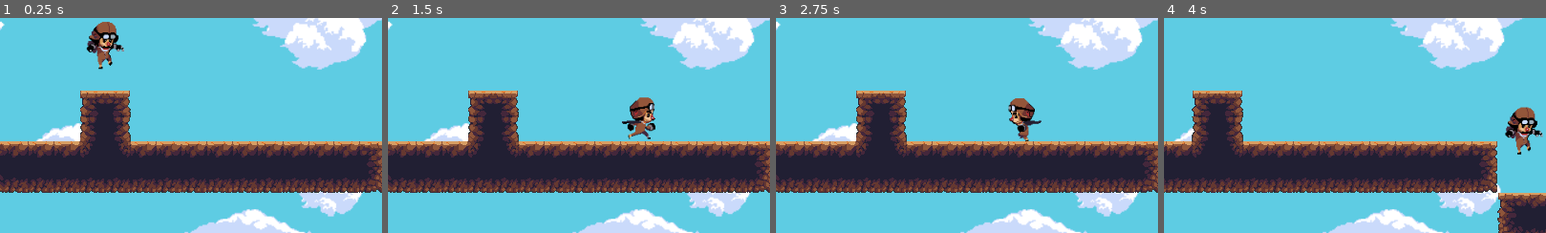
Above: before the commit, frames 1-4 (left to right).
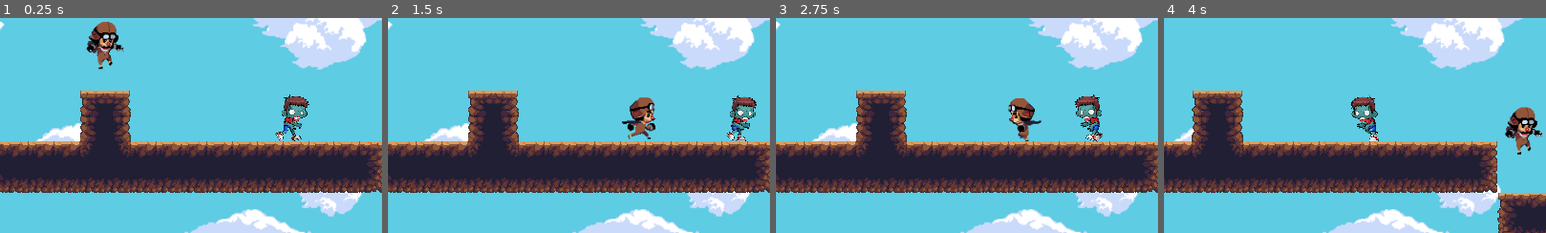
Above: after the commit, the same moments.

Repository: renanmascg/first_godot_game
Game: Godot game, scene res://World2.tscn
Two runs of this game, one before a commit and one after it. Both use one fixed random seed, a clock stepped at 60 frames per second and the inputs below. This scene is started directly instead of the project's main scene. The engine's default icon, where the game draws it, is replaced by a stand-in: a white triangle on a blue panel in a dark square.
Inputs:
- Up to frame 1 (0.25 s): no input
- Up to frame 2 (1.5 s): hold Right (ui_right) from 0.53 s (still down); tap Up (ui_up) at 0.77 s
- Up to frame 3 (2.75 s): tap Up (ui_up) at 1.52 s; release Right (ui_right) at 2.03 s; hold Left (ui_left) from 2.03 s (still down)
- Up to frame 4 (4 s): release Left (ui_left) at 2.78 s; hold Right (ui_right) from 2.78 s (still down); tap Up (ui_up) at 3.02, 3.77 s
The pictures show only the part of the screen within x 3-53%, y 48-98%; the shares and areas given below are measured in that part.

The runs differ from the first frame. In frame 1, 1.0% of the frame differs, in the area x 72-81%, y 35-58%; in frame 2, 1.0%; in frame 3, 1.0%; in frame 4, 0.9%.

Commit message:
Adiciona inimigo na segunda fase com logica simples de movimento, limitado a 100 pixels de distancia.

Diff:
--- /dev/null
+++ b/Inimigo.gd
@@ -0,0 +1,31 @@
+extends StaticBody2D
+
+var flip = false
+var pos_inicial
+var pos_final
+
+const VELOCIDADE = 1
+
+func _ready():
+	$AnimatedSprite.play("Walk")
+	pos_inicial = $".".position.x
+	pos_final = pos_inicial + 100
+
+
+func _process(delta):
+
+	if pos_inicial <= pos_final and !flip:
+		$".".position.x += VELOCIDADE
+		$AnimatedSprite.flip_h = flip
+
+		if $".".position.x >= pos_final:
+			flip = true
+			pos_final = pos_inicial - 100
+
+	elif pos_inicial >= pos_final:
+		$".".position.x -= VELOCIDADE
+		$AnimatedSprite.flip_h = flip
+
+		if $".".position.x <= pos_final:
+			flip = false
+			pos_final = pos_inicial + 100
--- /dev/null
+++ b/Inimigo.tscn
@@ -0,0 +1,40 @@
+[gd_scene load_steps=14 format=2]
+
+[ext_resource path="res://Inimigo.gd" type="Script" id=1]
+[ext_resource path="res://Sprites/Enemy/male/Walk (1).png" type="Texture" id=2]
+[ext_resource path="res://Sprites/Enemy/male/Walk (2).png" type="Texture" id=3]
+[ext_resource path="res://Sprites/Enemy/male/Walk (3).png" type="Texture" id=4]
+[ext_resource path="res://Sprites/Enemy/male/Walk (4).png" type="Texture" id=5]
+[ext_resource path="res://Sprites/Enemy/male/Walk (5).png" type="Texture" id=6]
+[ext_resource path="res://Sprites/Enemy/male/Walk (6).png" type="Texture" id=7]
+[ext_resource path="res://Sprites/Enemy/male/Walk (7).png" type="Texture" id=8]
+[ext_resource path="res://Sprites/Enemy/male/Walk (8).png" type="Texture" id=9]
+[ext_resource path="res://Sprites/Enemy/male/Walk (9).png" type="Texture" id=10]
+[ext_resource path="res://Sprites/Enemy/male/Walk (10).png" type="Texture" id=11]
+
+[sub_resource type="SpriteFrames" id=1]
+animations = [ {
+"frames": [ ExtResource( 2 ), ExtResource( 3 ), ExtResource( 4 ), ExtResource( 5 ), ExtResource( 6 ), ExtResource( 7 ), ExtResource( 8 ), ExtResource( 9 ), ExtResource( 10 ), ExtResource( 11 ) ],
+"loop": true,
+"name": "Walk",
+"speed": 10.0
+} ]
+
+[sub_resource type="CapsuleShape2D" id=2]
+
+[node name="Inimigo" type="StaticBody2D"]
+script = ExtResource( 1 )
+__meta__ = {
+"_edit_group_": true
+}
+
+[node name="AnimatedSprite" type="AnimatedSprite" parent="."]
+scale = Vector2( 0.13, 0.13 )
+frames = SubResource( 1 )
+animation = "Walk"
+frame = 1
+
+[node name="CollisionShape2D" type="CollisionShape2D" parent="."]
+position = Vector2( 0, 5 )
+scale = Vector2( 1.5, 1.5 )
+shape = SubResource( 2 )
--- a/World2.tscn
+++ b/World2.tscn
@@ -1,8 +1,9 @@
-[gd_scene load_steps=4 format=2]
+[gd_scene load_steps=5 format=2]
 
 [ext_resource path="res://dirtTiles.tres" type="TileSet" id=1]
 [ext_resource path="res://Player.tscn" type="PackedScene" id=2]
 [ext_resource path="res://WorldComplete.tscn" type="PackedScene" id=3]
+[ext_resource path="res://Inimigo.tscn" type="PackedScene" id=4]
 
 [node name="World2" type="Node2D"]
 
@@ -20,3 +21,8 @@
 [node name="WorldComplete" parent="." instance=ExtResource( 3 )]
 position = Vector2( 1376, 96 )
 name_mundo = "res://World.tscn"
+
+[node name="Inimigos" type="Node" parent="."]
+
+[node name="Inimigo1" parent="Inimigos" instance=ExtResource( 4 )]
+position = Vector2( 384, 544 )
--- a/WorldComplete.tscn
+++ b/WorldComplete.tscn
@@ -7,7 +7,6 @@
 extents = Vector2( 32, 31.7824 )
 
 [node name="WorldComplete" type="Area2D"]
-editor/display_folded = true
 script = ExtResource( 1 )
 name_mundo = "res://World2.tscn"
 
Binary file added: Sprites/Enemy/female/Attack (1).png
Not shown, added: Sprites/Enemy/female/Attack (1).png.import
Binary file added: Sprites/Enemy/female/Attack (2).png
Not shown, added: Sprites/Enemy/female/Attack (2).png.import
Binary file added: Sprites/Enemy/female/Attack (3).png
Not shown, added: Sprites/Enemy/female/Attack (3).png.import
Binary file added: Sprites/Enemy/female/Attack (4).png
Not shown, added: Sprites/Enemy/female/Attack (4).png.import
Binary file added: Sprites/Enemy/female/Attack (5).png
Not shown, added: Sprites/Enemy/female/Attack (5).png.import
Binary file added: Sprites/Enemy/female/Attack (6).png
Not shown, added: Sprites/Enemy/female/Attack (6).png.import
(and 168 more such lines)
